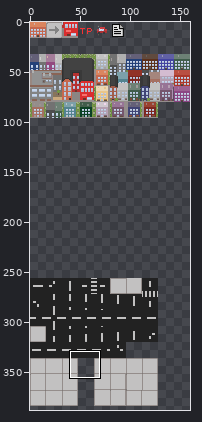
Sprite sheet, stored at assets/tilesets/level5_tileset.png. The first picture is a wide view before the edit; the outline marks the close-up.
Close-up. Old version:
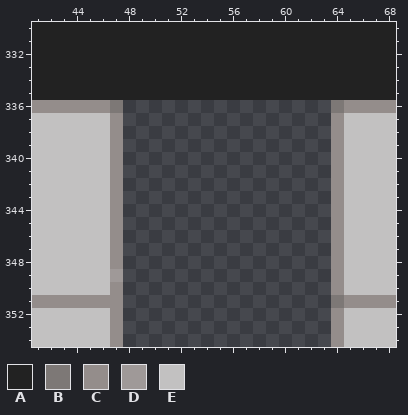
The file is 160x480 pixels. Pixels under 10% opacity are left out. Colours within 5 levels of each other are drawn and written as one. Shown: x 41..68, y 330..354. The wide view leaves out empty margins.
Palette (. is transparent): A #222222  B #7d7876  C #948d8b  D #9f9998  E #c2c1c1
Pixels before, first column x 41:
330 AAAAAAAAAAAAAAAAAAAAAAAAAAAA
331 AAAAAAAAAAAAAAAAAAAAAAAAAAAA
332 AAAAAAAAAAAAAAAAAAAAAAAAAAAA
333 AAAAAAAAAAAAAAAAAAAAAAAAAAAA
334 AAAAAAAAAAAAAAAAAAAAAAAAAAAA
335 AAAAAAAAAAAAAAAAAAAAAAAAAAAA
336 CCCCCCB................BCCCC
337 EEEEEEC................CEEEE
338 EEEEEEC................CEEEE
339 EEEEEEC................CEEEE
340 EEEEEEC................CEEEE
341 EEEEEEC................CEEEE
342 EEEEEEC................CEEEE
343 EEEEEEC................CEEEE
344 EEEEEEC................CEEEE
345 EEEEEEC................CEEEE
346 EEEEEEC................CEEEE
347 EEEEEEC................CEEEE
348 EEEEEEC................CEEEE
349 EEEEEED................CEEEE
350 EEEEEEC................CEEEE
351 CCCCCCC................BCCCC
352 EEEEEEC................CEEEE
353 EEEEEEC................CEEEE
354 EEEEEEC................CEEEE
After the commit:
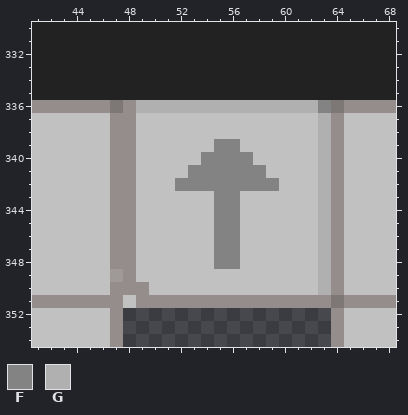
Colours new in this view: F #838383  G #b0b0b0
The exact change:
Changed rows in their new state; - is an unchanged pixel.
first column x 48:
336 CGGGGGGGGGGGGGGF
337 CEEEEEEEEEEEEEEG
338 CEEEEEEEEEEEEEEG
339 CEEEEEEFFEEEEEEG
340 CEEEEEFFFFEEEEEG
341 CEEEEFFFFFFEEEEG
342 CEEEFFFFFFFFEEEG
343 CEEEEEEFFEEEEEEG
344 CEEEEEEFFEEEEEEG
345 CEEEEEEFFEEEEEEG
346 CEEEEEEFFEEEEEEG
347 CEEEEEEFFEEEEEEG
348 CEEEEEEFFEEEEEEG
349 CEEEEEEEEEEEEEEG
350 CCEEEEEEEEEEEEEG
351 ECCCCCCCCCCCCCCC
Pixel boxes of the changes (left, top, right, bottom) in both close-ups:
added: (123, 100, 331, 308)
